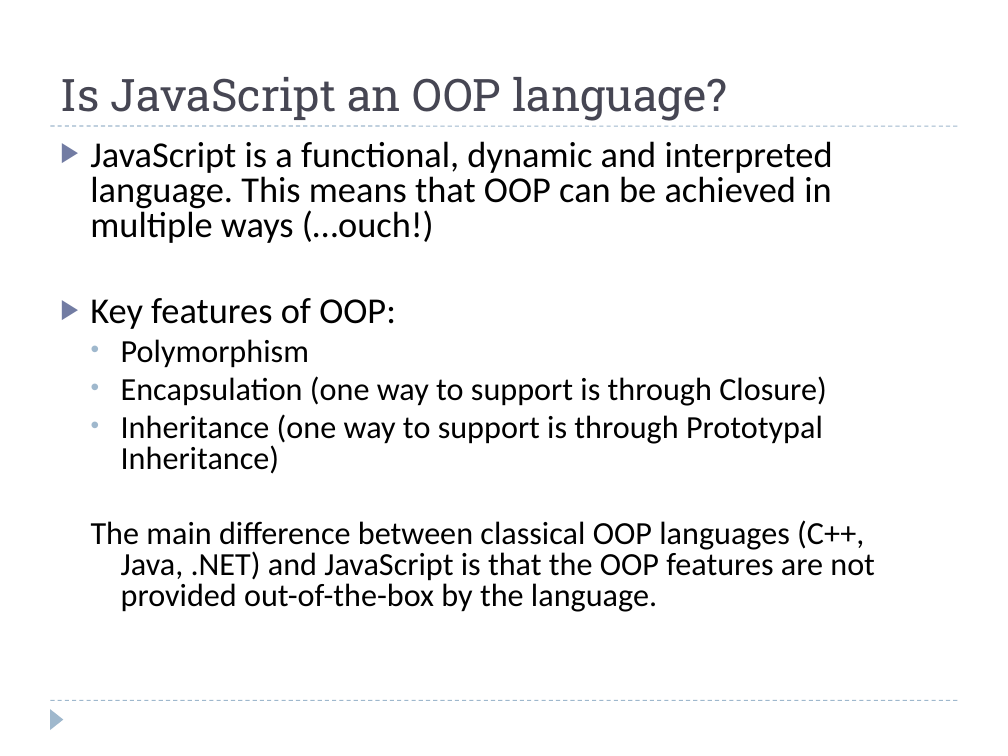
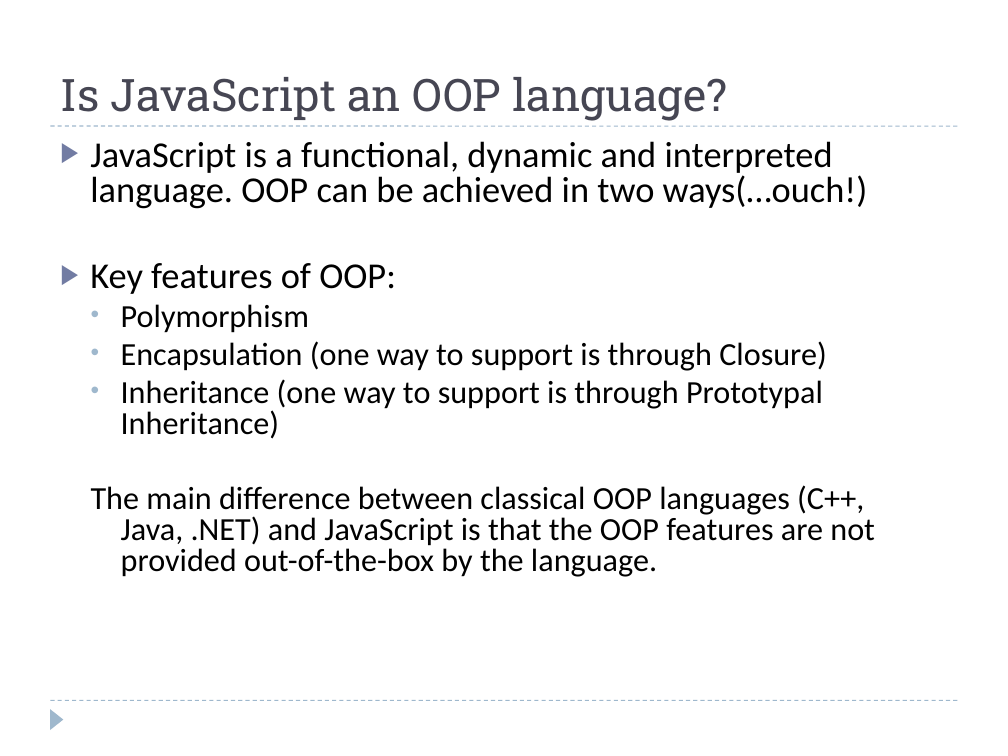
Before and after one commit to cosminnicula/OOJS, a slide deck: slide 3 of Presentation/HTML5 – Object Oriented JavaScript.ppt. Drawn at 1008x756 pixels with LibreOffice and Linux fonts; fonts in the diff are those of the drawing. Boxes give left, top, right and bottom in pixels: in the first picture for what was removed or moved away, otherwise in the second. Text is boxed around its words. In the diff, an @@ line names an element or a change of style, - is before the commit and + after.

```diff
--- a/Presentation/HTML5 – Object Oriented JavaScript.ppt
+++ b/Presentation/HTML5 – Object Oriented JavaScript.ppt
@@ text at (90, 141, 868, 209): text changed @@
-▶ JavaScript is a functional, dynamic and interpreted language. This means that OOP can be achieved in multiple ways (…ouch!)
+▶ JavaScript is a functional, dynamic and interpreted language. OOP can be achieved in two ways(…ouch!)
```
Also in this commit, not shown: 9 other slides changed, 4 slides added, 1 slide removed, 9 other files.
